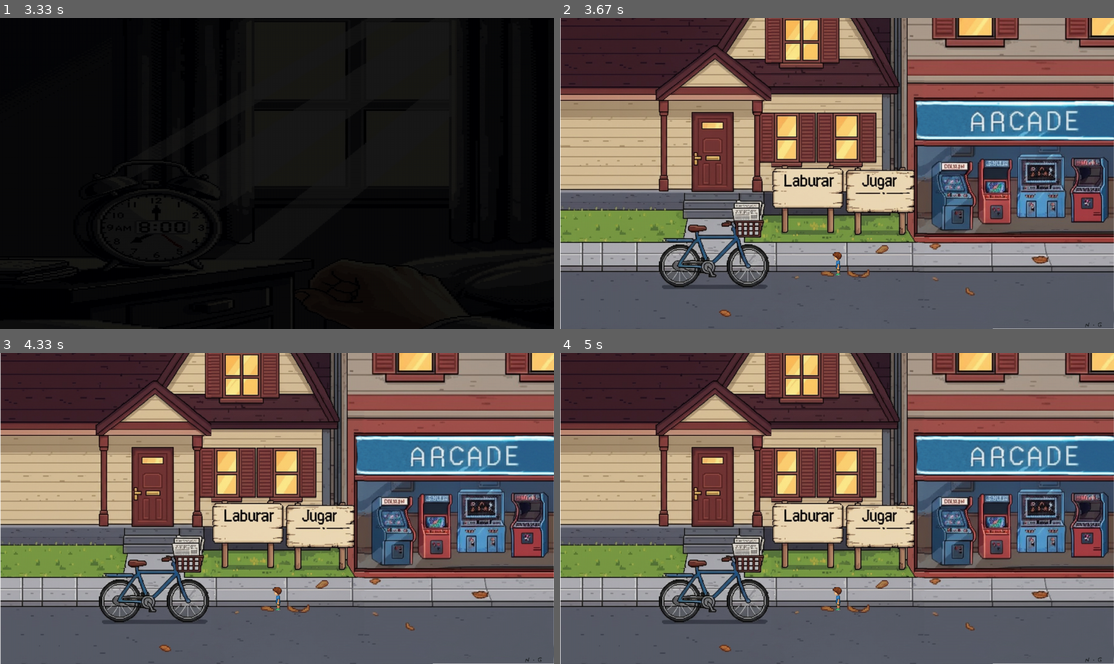
Above: before the commit, frames 1-4 (two rows, left to right).
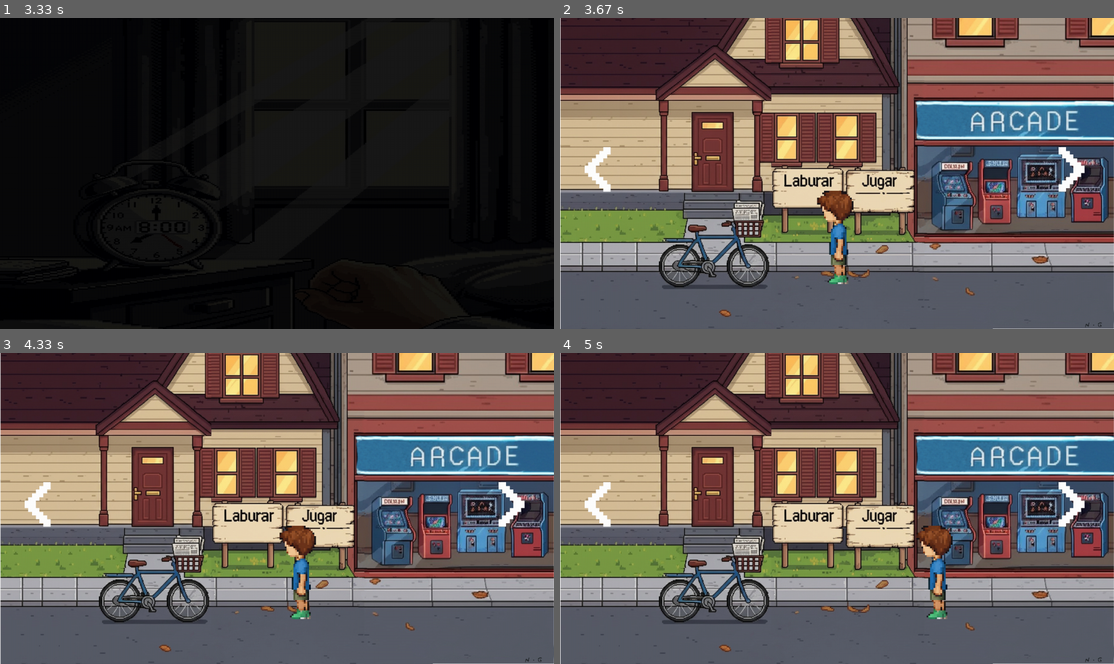
Above: after the commit, the same moments.

Repository: Nahuelito22/Laburar_o_Jugar
Game: pygame game, started from main.py
Same seed, same stepped clock (60 frames per second), same inputs: the game is played once before the commit and once after it.
Inputs:
- Up to frame 1 (3.33 s): no input
- Up to frame 2 (3.67 s): hold A from 3.57 s (still down); hold Right from 3.57 s (still down)
- Up to frame 3 (4.33 s): release A at 4.03 s; release Right at 4.03 s; hold Right from 4.07 s (still down)
- Up to frame 4 (5 s): release Right at 4.53 s; hold D from 4.57 s (still down)

Frame 1 is identical in both runs. In frame 2, 1.7% of the frame differs, in the area x 4-95%, y 41-86%; in frame 3, 1.7%; in frame 4, 1.7%.

Commit message:
Codigo para hub_State.py funcionamiento del hub del juego, para elegir entre juego principal y minijuegos

Diff:
--- a/src/states/hub_state.py
+++ b/src/states/hub_state.py
@@ -6,15 +6,72 @@
 class HubState(BaseState):
     def __init__(self):
         super().__init__()
-        self.background_image = pygame.image.load("assets/images/background_hub.png").convert()
-        # Suponiendo que tu player_idle.png es para esta escena
-        self.player_image = pygame.image.load("assets/images/player_idle.png").convert_alpha()
-        self.player_rect = self.player_image.get_rect(center=(settings.SCREEN_WIDTH / 2, settings.SCREEN_HEIGHT - 150))
+        self.background_image = pygame.image.load("assets/images/background_hub_Final.jpg").convert()
+
+        # --- Lógica del Personaje ---
+        original_player_image = pygame.image.load("assets/images/player_idle.png").convert_alpha()
+        nuevo_ancho = 256
+        nuevo_alto = 256
+        self.player_image = pygame.transform.scale(original_player_image, (nuevo_ancho, nuevo_alto))
+
+        self.player_rect = self.player_image.get_rect(centerx=settings.SCREEN_WIDTH / 2)
+        self.player_rect.bottom = settings.SCREEN_HEIGHT - 80
+        self.player_speed = 300
+
+        # --- Zonas de activación ---
+        self.work_zone = pygame.Rect(0, 0, 150, settings.SCREEN_HEIGHT)
+        self.play_zone = pygame.Rect(settings.SCREEN_WIDTH - 150, 0, 150, settings.SCREEN_HEIGHT)
+
+        # --- NUEVO: Lógica para las flechas visuales ---
+        try:
+            self.arrow_font = pygame.font.Font("assets/fonts/UAV-OSD-Mono.ttf", 120)
+        except FileNotFoundError:
+            self.arrow_font = pygame.font.Font(None, 150)
+
+        # Creamos las superficies de texto para las flechas
+        self.left_arrow = self.arrow_font.render("<", True, settings.WHITE)
+        self.right_arrow = self.arrow_font.render(">", True, settings.WHITE)
+
+        # Posicionamos las flechas cerca de los bordes de la pantalla
+        self.left_arrow_rect = self.left_arrow.get_rect(centery=settings.SCREEN_HEIGHT / 2)
+        self.left_arrow_rect.left = 40 # 40 píxeles desde el borde izquierdo
+
+        self.right_arrow_rect = self.right_arrow.get_rect(centery=settings.SCREEN_HEIGHT / 2)
+        self.right_arrow_rect.right = settings.SCREEN_WIDTH - 40 # 40 píxeles desde el borde derecho
+
 
     def get_event(self, event):
         if event.type == pygame.QUIT:
             self.quit = True
 
+    def update(self, dt):
+        keys = pygame.key.get_pressed()
+
+        if keys[pygame.K_LEFT] or keys[pygame.K_a]:
+            self.player_rect.x -= self.player_speed * dt
+        if keys[pygame.K_RIGHT] or keys[pygame.K_d]:
+            self.player_rect.x += self.player_speed * dt
+
+        # Comprobamos colisiones con las zonas
+        if self.player_rect.colliderect(self.work_zone):
+            print("TRANSICIÓN: Paperboy")
+            # self.next_state = "PAPERBOY"
+            #self.done = True
+
+        if self.player_rect.colliderect(self.play_zone):
+            print("TRANSICIÓN: Arcade")
+            # self.next_state = "ARCADE_HUB"
+            # self.done = True
+
     def draw(self, surface):
+        # Dibujamos el fondo y el personaje
         surface.blit(self.background_image, (0, 0))
         surface.blit(self.player_image, self.player_rect)
+
+        # --- NUEVO: Dibujamos las flechas en la pantalla ---
+        surface.blit(self.left_arrow, self.left_arrow_rect)
+        surface.blit(self.right_arrow, self.right_arrow_rect)
+
+        # Opcional: Descomenta para ver las zonas de activación
+        # pygame.draw.rect(surface, (255, 0, 0, 100), self.work_zone)
+        # pygame.draw.rect(surface, (0, 0, 255, 100), self.play_zone)
Renamed: assets/images/background_hub.png -> assets/images/background_hub_Final.jpg
